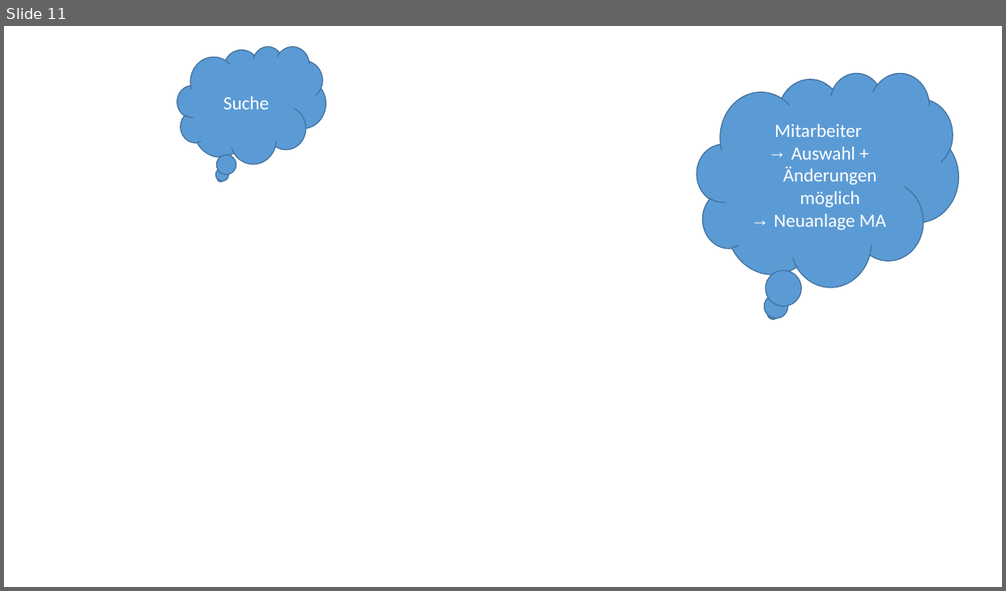
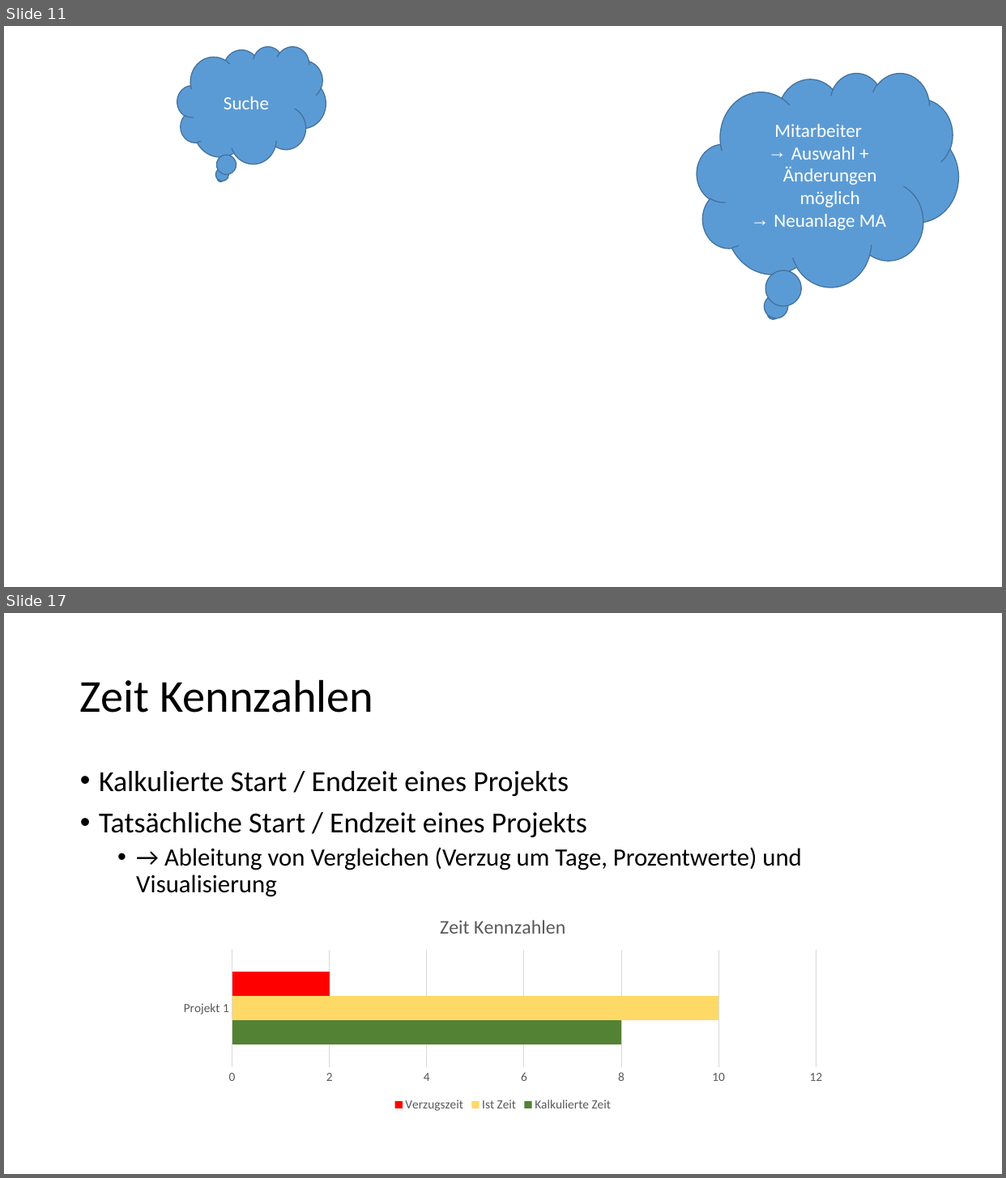
Before and after one commit to Masterarth/PM, a slide deck: documents/projectmanagement/Praesentationen/Vorstellung_9ter.pptx. Shown one above the other, each under a label of ours: slide 11 before the commit, slides 11 and 17 after it; the slides between them are not shown. The pictures are 1006x591 and 1006x1178 pixels, drawn with LibreOffice and Linux fonts; fonts in the diff are those of the drawing; background and template pictures are left out. Boxes give left, top, right and bottom in pixels: in the first picture for what was removed or moved away, otherwise in the second. Text is boxed around its words. In the diff, an @@ line names an element or a change of style, - is before the commit and + after.

```diff
--- a/documents/projectmanagement/Praesentationen/Vorstellung_9ter.pptx
+++ b/documents/projectmanagement/Praesentationen/Vorstellung_9ter.pptx
@@ slide 17 added at [4,613,1002,1174], background #FFFFFF @@
@@ title added at [80,679,373,713], 44 pt, text #000000 @@
+Zeit Kennzahlen
@@ text added at [99,771,802,897], 28 pt, text #000000 @@
+• Kalkulierte Start / Endzeit eines Projekts
+• Tatsächliche Start / Endzeit eines Projekts
+  • → Ableitung von Vergleichen (Verzug um Tage, Prozentwerte) und Visualisierung
@@ bar chart added at [170,902,836,1116] @@
+title "Zeit Kennzahlen "
+categories: Projekt 1
+Kalkulierte Zeit: 8
+Ist Zeit: 10
+Verzugszeit: 2
```
Also in this commit, not shown: 14 other slides added, 7 other files.
